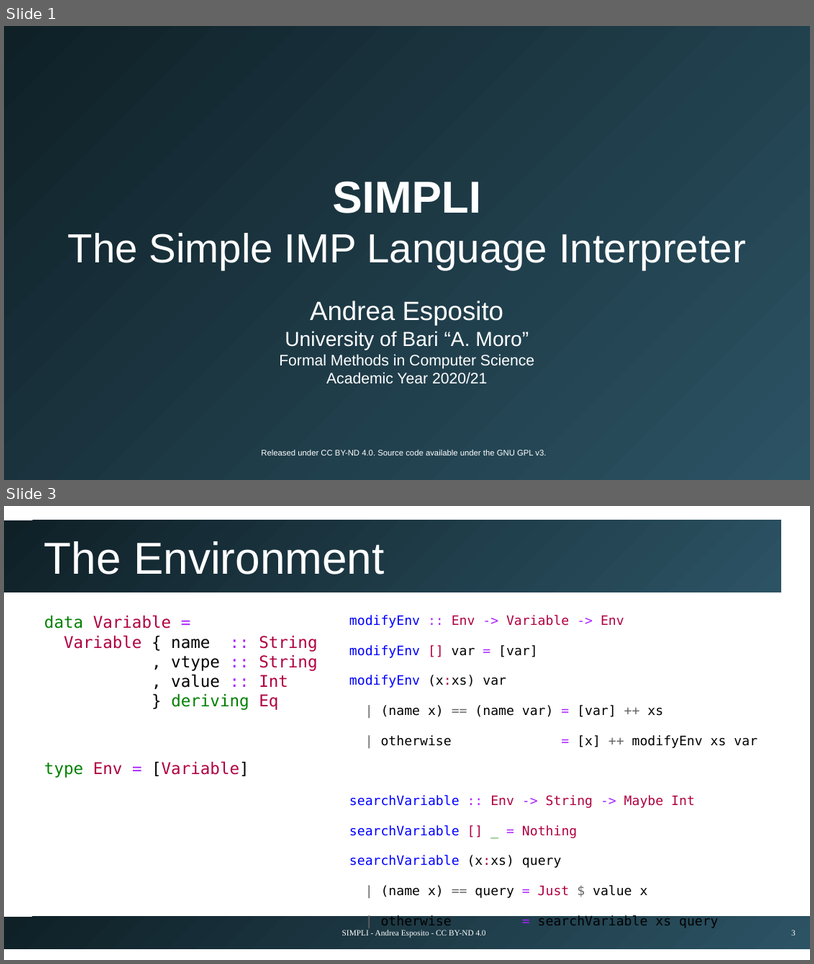
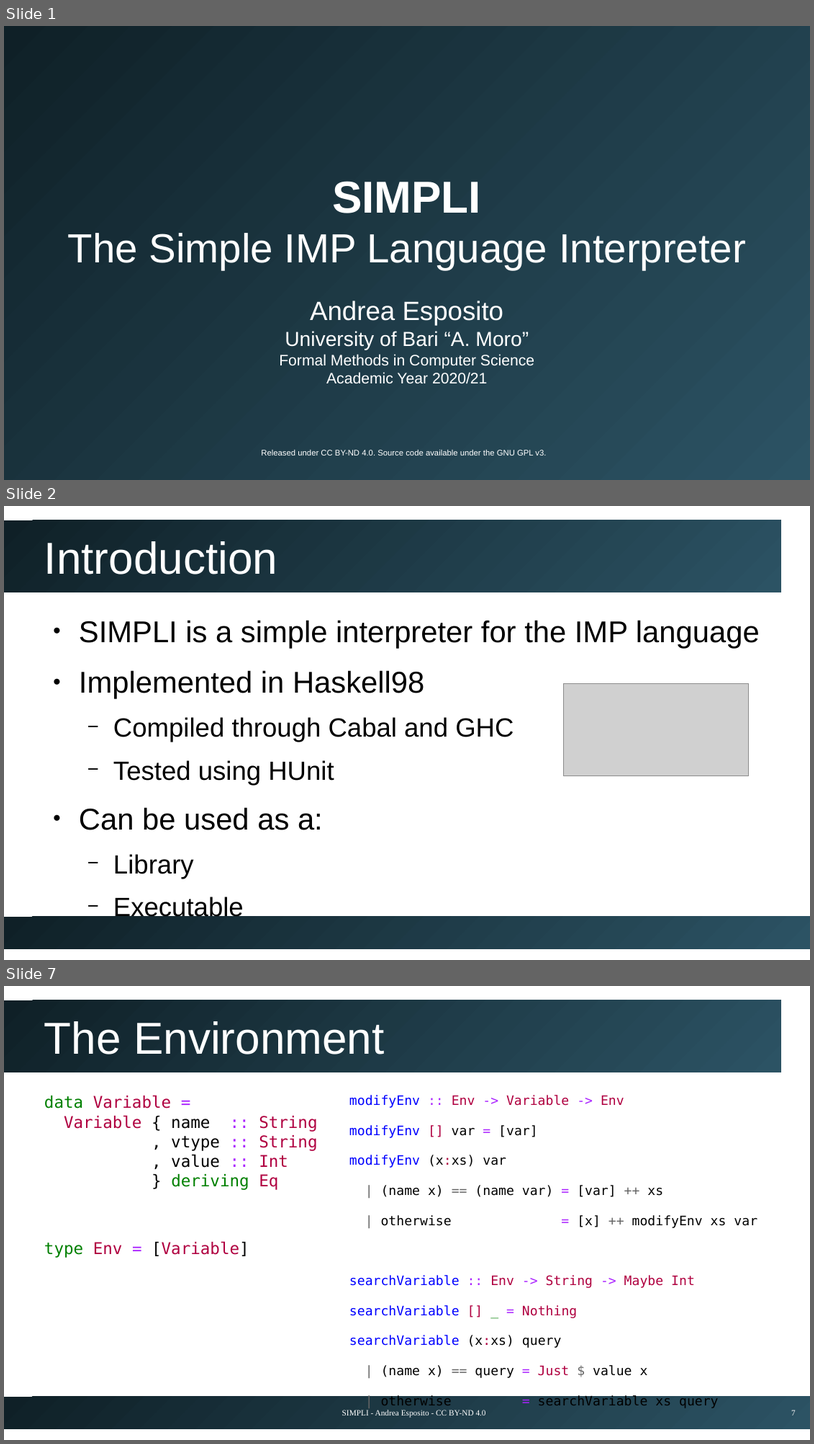
Before and after one commit to espositoandrea/simpli, a slide deck: docs/presentation.odp. Shown one above the other, each under a label of ours: slides 1 and 3 before the commit, slides 1, 2 and 7 after it; the slides between them are not shown. The pictures are 814x964 and 814x1444 pixels, drawn with LibreOffice and Linux fonts; fonts in the diff are those of the drawing; grey boxes stand for pictures. Boxes give left, top, right and bottom in pixels: in the first picture for what was removed or moved away, otherwise in the second. Text is boxed around its words. In the diff, an @@ line names an element or a change of style, - is before the commit and + after.

```diff
--- a/docs/presentation.odp
+++ b/docs/presentation.odp
@@ slide 2 added at bbox=[4, 506, 810, 960], background #FFFFFF; not listed: 2 template elements that a slide beside it also shows @@
@@ title added at bbox=[44, 541, 278, 574], 44 pt, text #FFFFFF @@
+Introduction
@@ text added at bbox=[79, 620, 760, 878], 29.6 pt, text #000000 @@
+● SIMPLI is a simple interpreter for the IMP language
+● Implemented in Haskell98
+  − Compiled through Cabal and GHC
+  − Tested using HUnit
+● Can be used as a:
+  − Library
+  − Executable
@@ picture added at bbox=[563, 683, 749, 776] @@
@@ what was slide 3 is now slide 7 @@
@@ page number at bbox=[792, 1409, 796, 1415]: text changed @@
-3
+7
```
Also in this commit, not shown: 1 slide changed, 12 other slides added.
